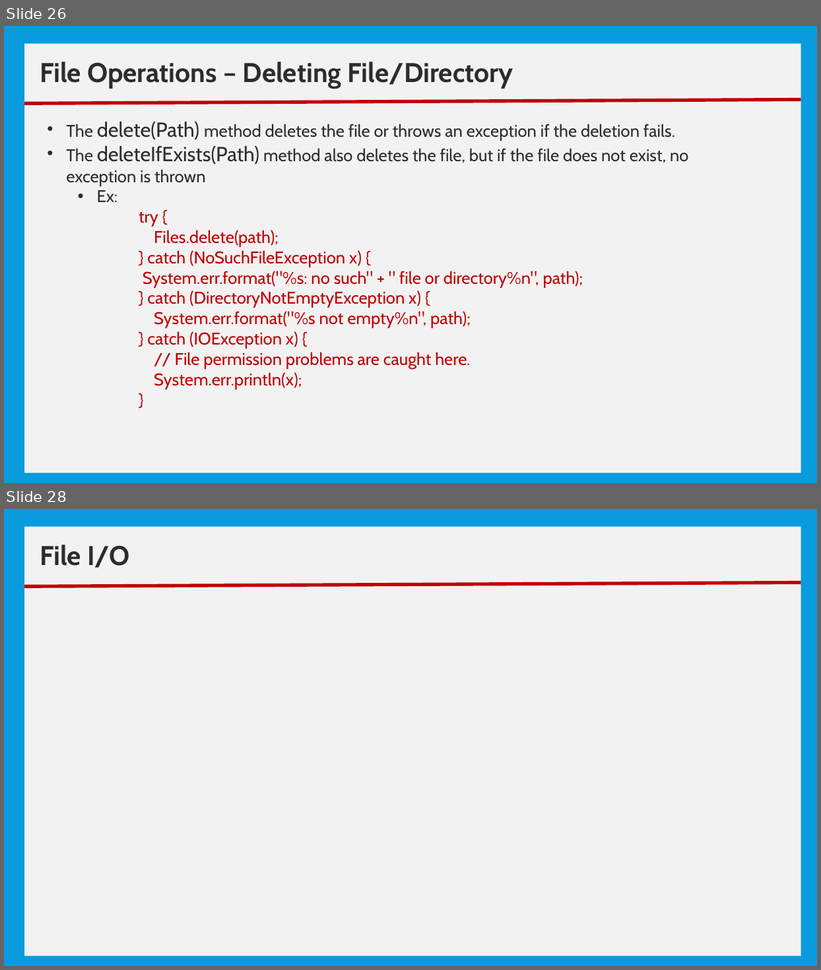
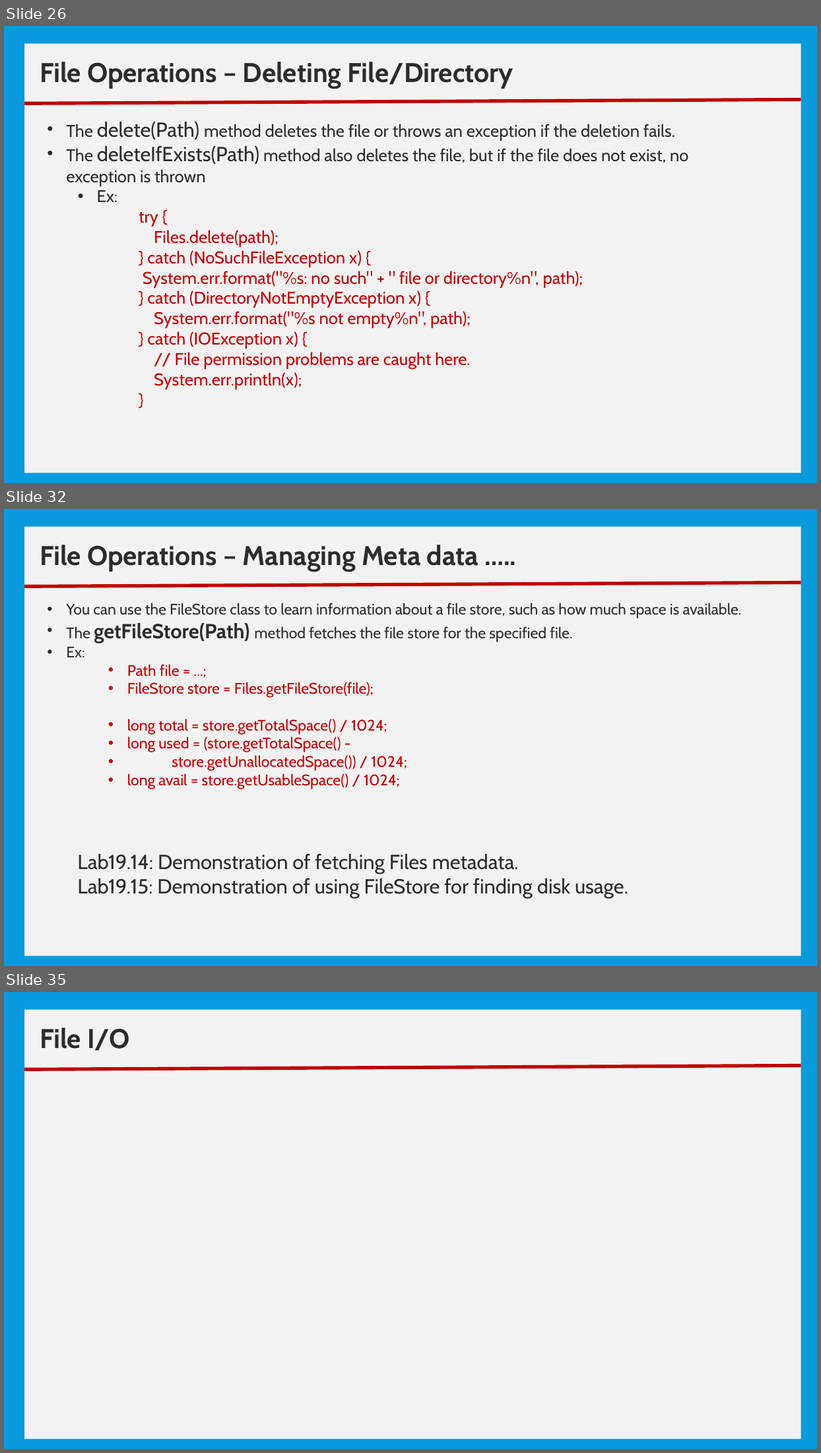
Before and after one commit to nmsgit1234/TechnicalDocs, a slide deck: training/core_java/10_Basic IO.pptx. Shown one above the other, each under a label of ours: slides 26 and 28 before the commit, slides 26, 32 and 35 after it; the slides between them are not shown. The pictures are 821x970 and 821x1453 pixels, drawn with LibreOffice and Linux fonts; fonts in the diff are those of the drawing. Boxes give left, top, right and bottom in pixels: in the first picture for what was removed or moved away, otherwise in the second. Text is boxed around its words. In the diff, an @@ line names an element or a change of style, - is before the commit and + after.

```diff
--- a/training/core_java/10_Basic IO.pptx
+++ b/training/core_java/10_Basic IO.pptx
@@ slide 32 added at <box>4,509,817,966</box>, background #099BDD @@
@@ rectangle added at <box>24,527,801,956</box>, fill #F2F2F2 @@
@@ text added at <box>40,545,479,571</box>, 32 pt, text #2C2C2C, bold @@
+File Operations – Managing Meta data …..
@@ line added from (24, 586) to (801, 583), #C00000 4 pt @@
@@ text added at <box>66,603,742,789</box>, 18 pt, text #C00000 @@
+• You can use the FileStore class to learn information about a file store, such as how much space is available.
+• The getFileStore(Path) method fetches the file store for the specified file.
+• Ex:
+    • Path file = ...;
+    • FileStore store = Files.getFileStore(file);
+    • long total = store.getTotalSpace() / 1024;
+    • long used = (store.getTotalSpace() -
+    • store.getUnallocatedSpace()) / 1024;
+    • long avail = store.getUsableSpace() / 1024;
@@ text added at <box>77,854,628,898</box>, 24 pt, text #2C2C2C @@
+Lab19.14: Demonstration of fetching Files metadata.
+Lab19.15: Demonstration of using FileStore for finding disk usage.
@@ what was slide 28 is now slide 35 @@
```
Also in this commit, not shown: 1 slide changed, 6 other slides added, 4 other files.
